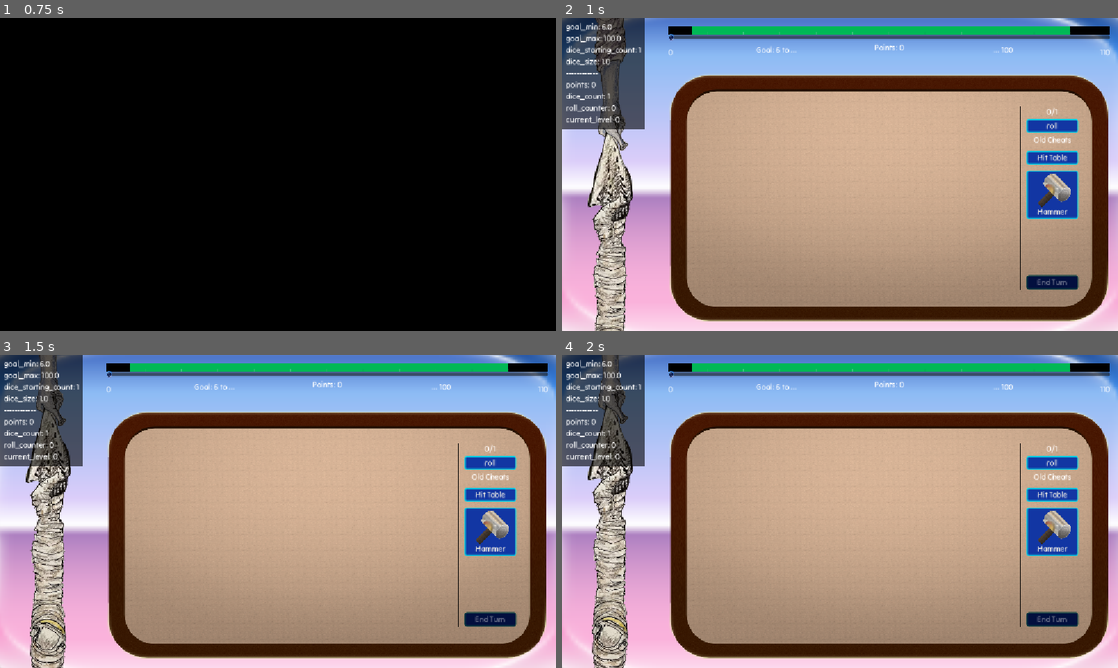
Above: before the commit, frames 1-4 (two rows, left to right).
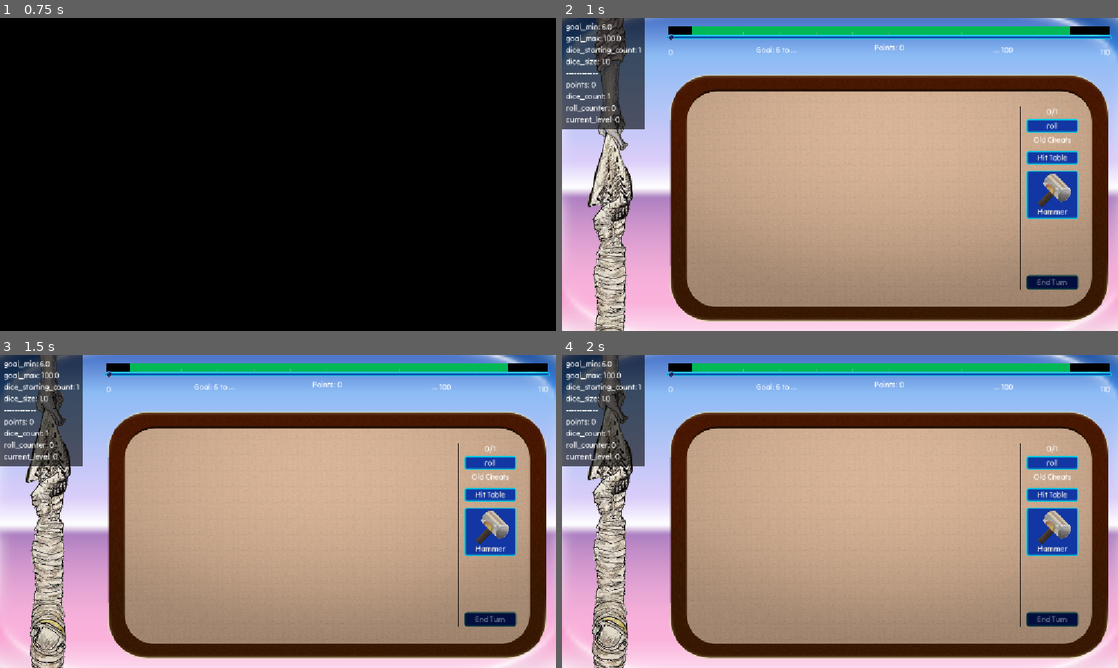
Above: after the commit, the same moments.

Repository: vhoyer/ludum_dare_60
Game: Godot game, scene res://stages/main_menu/main_menu.tscn
The game is run twice, just before and just after one commit, with the same random seed, the same clock (stepped at 60 frames per second) and the same inputs.
Inputs (mouse positions are in pixels of both pictures, inside the frame that each line leads up to):
- Up to frame 1 (0.75 s): click "start! ,)" at 0.5 s
- Up to frame 2 (1 s): no input
- Up to frame 3 (1.5 s): move the mouse to (400, 495) at 1.27 s; hold Right (ui_right) from 1.28 s (still down); tap K at 1.35 s; click (400, 495) at 1.42 s
- Up to frame 4 (2 s): keep holding Right (ui_right)

Frame 1 is identical in both runs. In frame 2, 1.1% of the frame differs, in the area x 18-99%, y 5-7%; in frame 3, 1.1%; in frame 4, 1.1%.

Commit message:
Reuse Button for Slider Fill

Diff:
--- a/assets/theme.tres
+++ b/assets/theme.tres
@@ -17,7 +17,7 @@
 HSlider/icons/grabber = ExtResource("5_wms38")
 HSlider/icons/grabber_disabled = ExtResource("5_wms38")
 HSlider/icons/grabber_highlight = ExtResource("6_bcf2e")
-HSlider/styles/slider = null
+HSlider/styles/slider = ExtResource("2_lu33j")
 MarginContainerMedium/base_type = &"MarginContainer"
 MarginContainerMedium/constants/margin_bottom = 16
 MarginContainerMedium/constants/margin_left = 16
@@ -26,3 +26,4 @@
 VSlider/icons/grabber = ExtResource("5_wms38")
 VSlider/icons/grabber_disabled = ExtResource("5_wms38")
 VSlider/icons/grabber_highlight = ExtResource("6_bcf2e")
+VSlider/styles/slider = ExtResource("2_lu33j")
